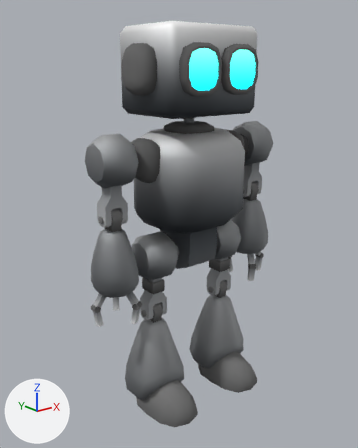
What one commit did to the FBX model Assets/FreeLowPolyRobot/Meshes_and_Animations/ModularRobots.fbx.
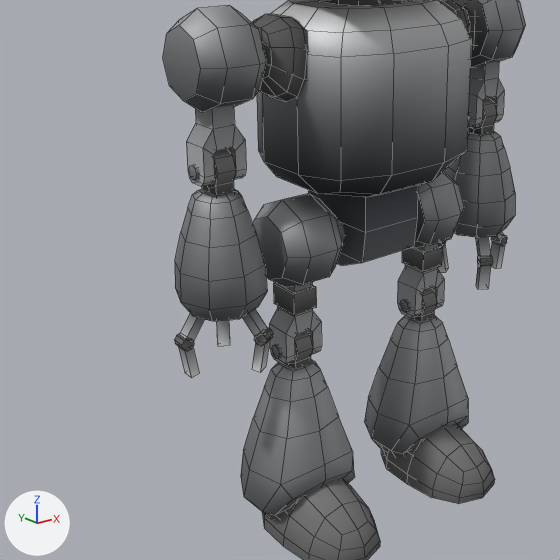
Old and new are each drawn whole from a 50 mm lens placed at (-1.377, -1.654, 1.5), pointed at (-0.046, 0.01, 0.835) and again close up on the part from 0% to 81% of the width and 29% to 94% of the height. The lights are fixed; the arrows at lower left show +X, +Y and +Z. The first two pictures are the older version. The close-ups show mesh edges as thin lines. Where no turn or scale is listed for an object, it has been applied to the vertices. Vertices at exactly the same position are counted once.

Before the edit, the objects in view are built like this:
```python
me_cube_009 = bpy.data.meshes.new('Cube.009')
me_cube_009.from_pydata(...)  # 295 vertices, 238 faces; spans x 0.289..0.506, y -0.106..0.106, z 0.479..1.262
# faces by material slot: [156, 82]
me_cube_009.materials.append(mat_m_atlasbase)  # picture img_t_coloratlas_png
me_cube_009.materials.append(mat_m_atlas2)  # picture img_t_coloratlas_png
me_cube_011 = bpy.data.meshes.new('Cube.011')
me_cube_011.from_pydata(...)  # 295 vertices, 238 faces; spans x -0.506..-0.289, y -0.106..0.106, z 0.479..1.262
# faces by material slot: [156, 82]
me_cube_011.materials.append(mat_m_atlasbase)  # picture img_t_coloratlas_png
me_cube_011.materials.append(mat_m_atlas2)  # picture img_t_coloratlas_png
me_cube_015 = bpy.data.meshes.new('Cube.015')
me_cube_015.from_pydata(...)  # 297 vertices, 267 faces; spans x -0.339..-0.062, y -0.253..0.138, z -0.009..0.825
# faces by material slot: [169, 98]
me_cube_015.materials.append(mat_m_atlasbase)  # picture img_t_coloratlas_png
me_cube_015.materials.append(mat_m_atlas2)  # picture img_t_coloratlas_png
ob_r1_arm_l = bpy.data.objects.new('R1_Arm.L', me_cube_009)
ob_r1_arm_l.location = (0.0, 0.0, 0.0)
ob_r1_arm_r = bpy.data.objects.new('R1_Arm.R', me_cube_011)
ob_r1_arm_r.location = (0.0, 0.0, 0.0)
ob_r1_leg_r = bpy.data.objects.new('R1_Leg.R', me_cube_015)
ob_r1_leg_r.location = (0.0, 0.0, 0.0)
# also in view: 'R1_Body' at (0.0, 0.0, 1.006); 'R1_Leg.L' at (0.2, -0.058, 0.408)
```
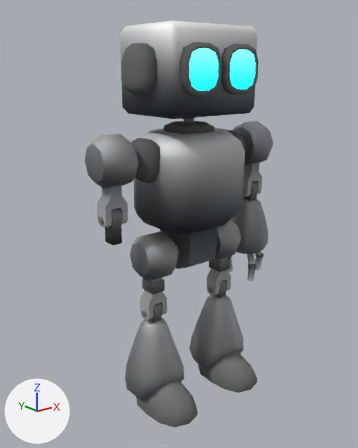
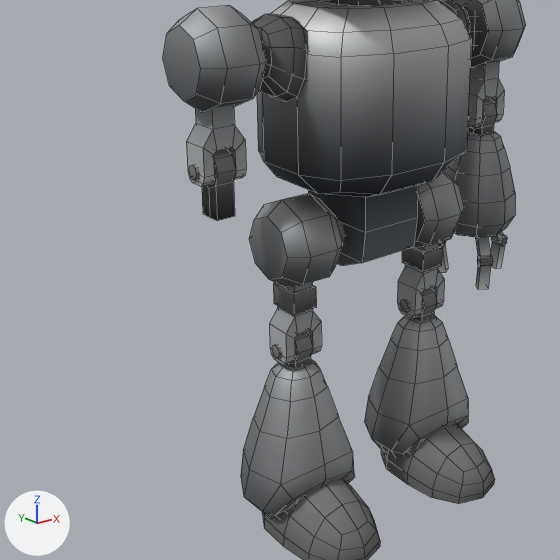
What differs and where, as boxes [x1, y1, x2, y2] in the close-ups (560 x 560 px):
'R1_Arm.R', reshaped (42% shorter): before [163, 5, 273, 378]; after [163, 5, 267, 221]
part 1 of me_cube_011, deleted: before [174, 189, 273, 378]

Diff of the bpy script that builds the scene:
```diff
--- a/Assets/FreeLowPolyRobot/Meshes_and_Animations/ModularRobots.fbx.py
+++ b/Assets/FreeLowPolyRobot/Meshes_and_Animations/ModularRobots.fbx.py
@@ me_cube_011 @@
 # used by ob_r1_arm_r; location = (0.0, 0.0, 0.0)
-me_cube_011.from_pydata(...)  # 295 vertices, 238 faces; spans x -0.506..-0.289, y -0.106..0.106, z 0.479..1.262
+me_cube_011.from_pydata(...)  # 141 vertices, 117 faces; spans x -0.464..-0.289, y -0.105..0.105, z 0.826..1.262
+# me_cube_011 part 1: 10 loose pieces with 154 vertices, spanning x -0.506..-0.296, y -0.106..0.106, z 0.479..0.885, are deleted
+# other edits to the shape of me_cube_011 do not show in these pictures
 me_cube_011.materials.append(mat_m_atlasbase)
```
